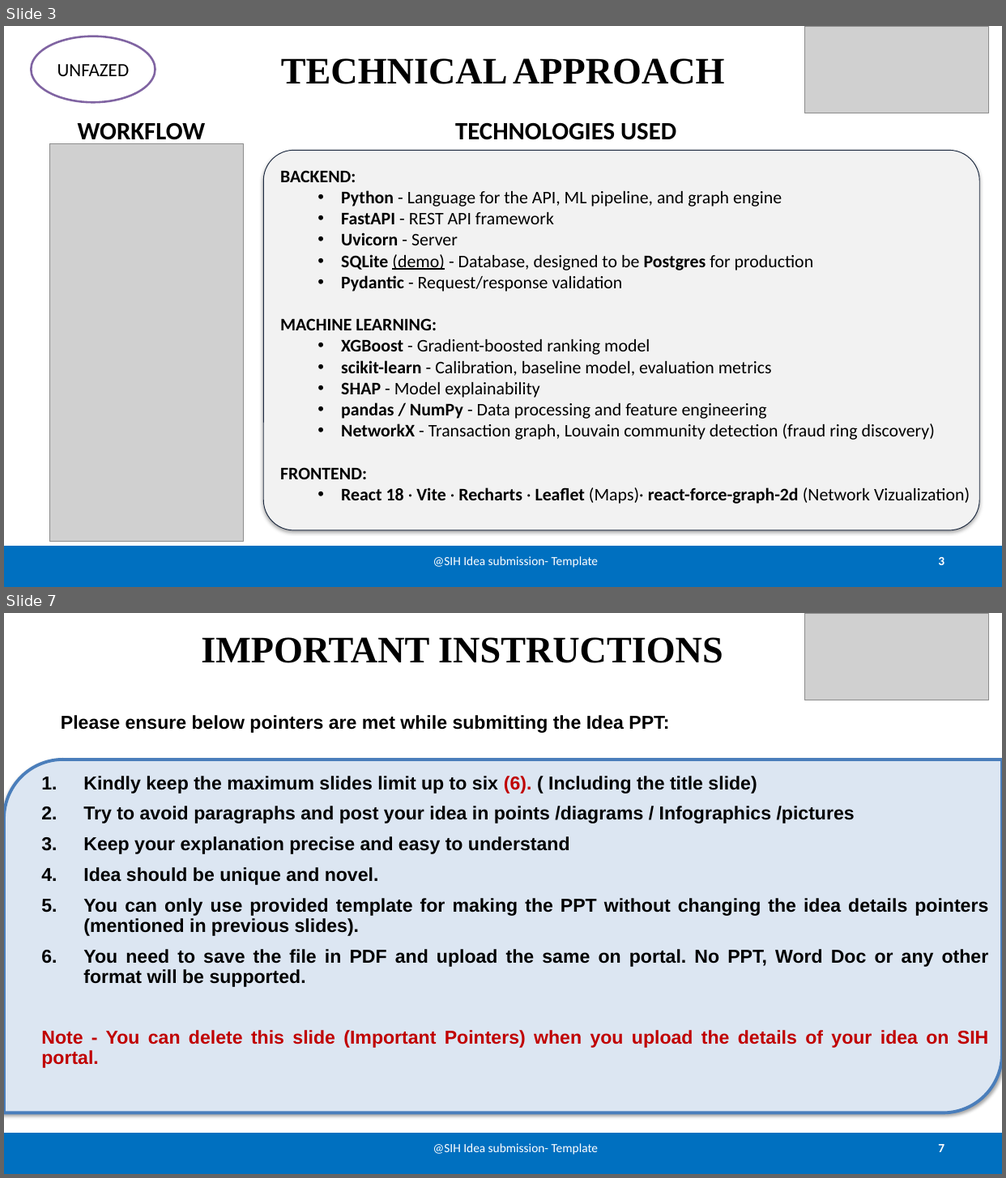
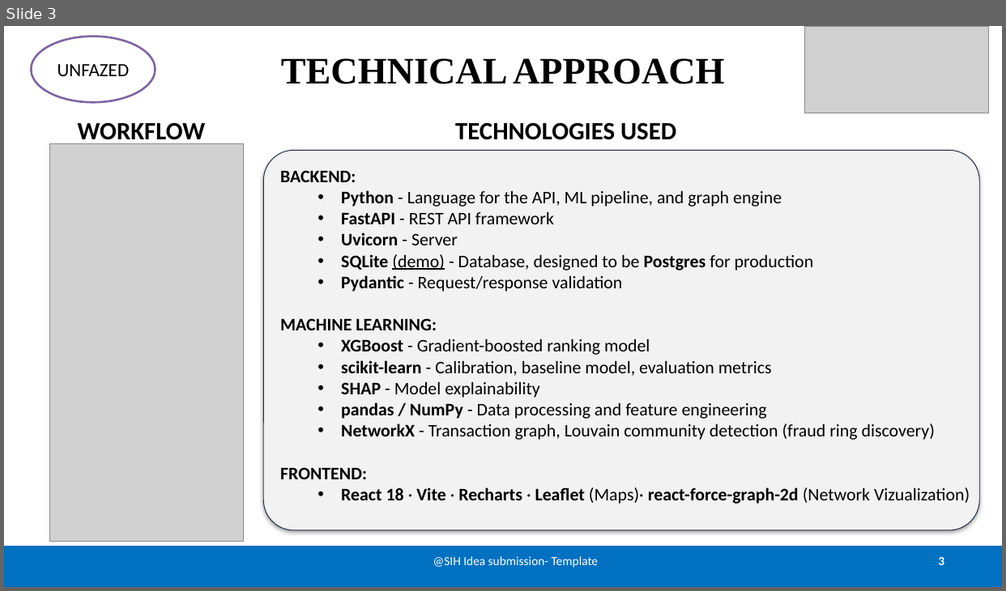
Before and after one commit to iamNVN/SIH-VIGILANCE, a slide deck: SIH2026 PPT.pptx. Shown one above the other, each under a label of ours: slides 3 and 7 before the commit, slide 3 after it; the slides between them are not shown. The pictures are 1006x1178 and 1006x591 pixels, drawn with LibreOffice and Linux fonts; fonts in the diff are those of the drawing; grey boxes stand for pictures. Boxes give left, top, right and bottom in pixels: in the first picture for what was removed or moved away, otherwise in the second. Text is boxed around its words. In the diff, an @@ line names an element or a change of style, - is before the commit and + after.

Commit message:
novelties

```diff
--- a/SIH2026 PPT.pptx
+++ b/SIH2026 PPT.pptx
@@ slide 7 removed at (4,613,1002,1174), background #FFFFFF @@
@@ picture removed at (805,613,989,700) @@
@@ text removed at (201,637,723,663) @@
-IMPORTANT INSTRUCTIONS
@@ text removed at (61,715,669,733) @@
-Please ensure below pointers are met while submitting the Idea PPT:
@@ round diag rect removed at (4,760,1002,1113) @@
@@ text removed at (41,776,989,1068) @@
-1. Kindly keep the maximum slides limit up to six (6). ( Including the title slide)
-2. Try to avoid paragraphs and post your idea in points /diagrams / Infographics /pictures
-3. Keep your explanation precise and easy to understand
-4. Idea should be unique and novel.
-5. You can only use provided template for making the PPT without changing the idea details pointers (mentioned in previous slides).
-6. You need to save the file in PDF and upload the same on portal. No PPT, Word Doc or any other format will be supported.
-Note - You can delete this slide (Important Pointers) when you upload the details of your idea on SIH portal.
@@ rectangle removed at (4,1133,1002,1174) @@
@@ text removed at (433,1144,599,1155) @@
-@SIH Idea submission- Template
@@ page number removed at (938,1144,944,1152) @@
-7
```
Also in this commit, not shown: 4 slides changed, 28 other files.
